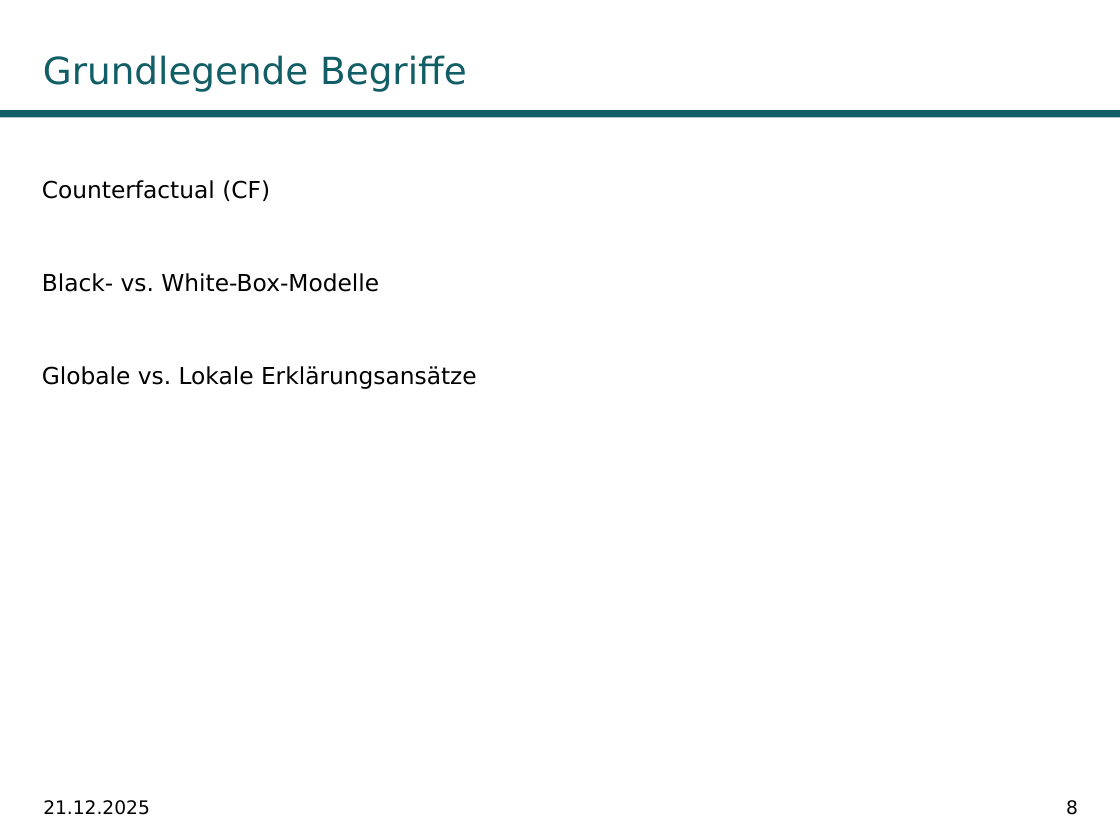
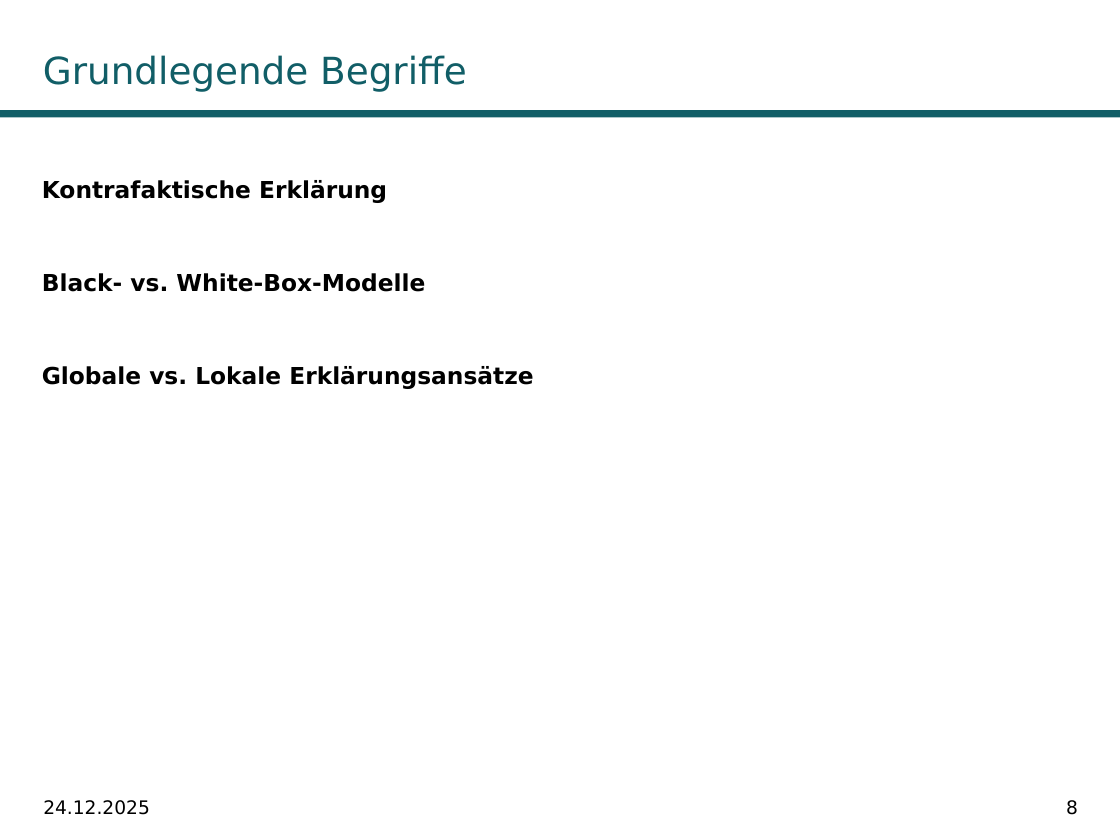
Before and after one commit to fabiw98/Seminar_DICE, a slide deck: slide 8 of Präsentation/DiCE_PowerPoint.potx. Drawn at 1120x840 pixels with LibreOffice and Linux fonts; fonts in the diff are those of the drawing; background and template pictures are left out. Boxes give left, top, right and bottom in pixels: in the first picture for what was removed or moved away, otherwise in the second. Text is boxed around its words. In the diff, an @@ line names an element or a change of style, - is before the commit and + after.

```diff
--- a/Präsentation/DiCE_PowerPoint.potx
+++ b/Präsentation/DiCE_PowerPoint.potx
@@ text at [42, 180, 387, 203]: text changed; bold on @@
-Counterfactual (CF)
+Kontrafaktische Erklärung
@@ text at [42, 273, 533, 389]: bold on in "Black- vs. White-Box-Modelle", "Globale vs. Lokale Erklärungsansätze" @@
@@ text at [43, 800, 150, 815]: text changed @@
-21.12.2025
+24.12.2025
```
Also in this commit, not shown: 19 other slides changed, 12 slides added, 1 slide removed, 16 other files.
